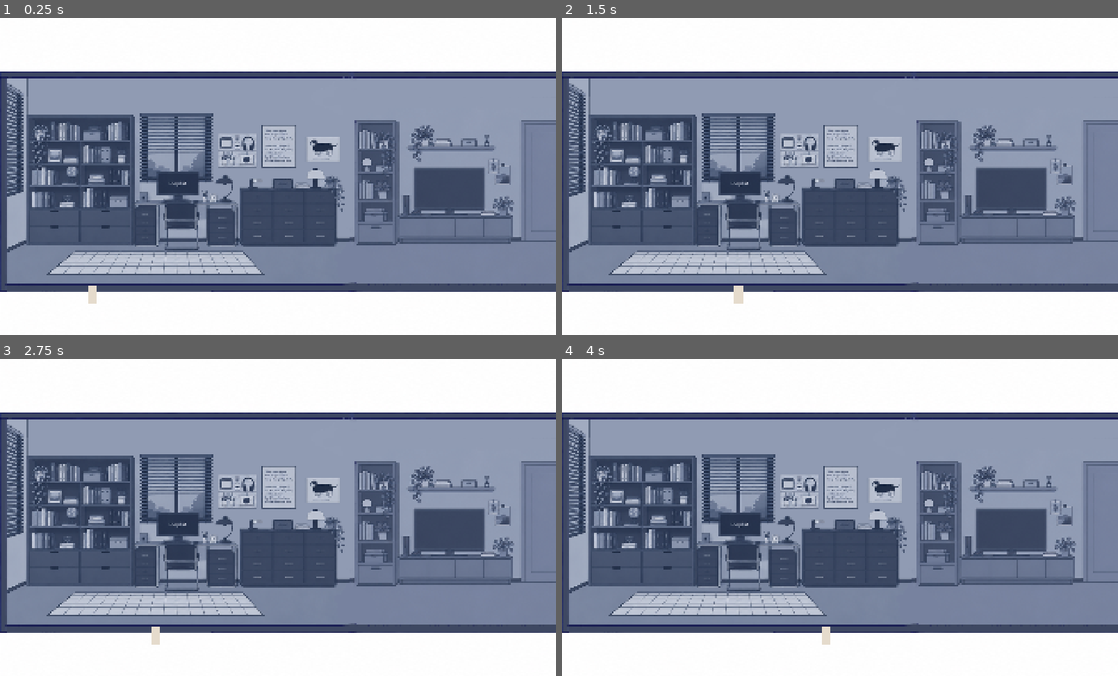
Above: before the commit, frames 1-4 (two rows, left to right).
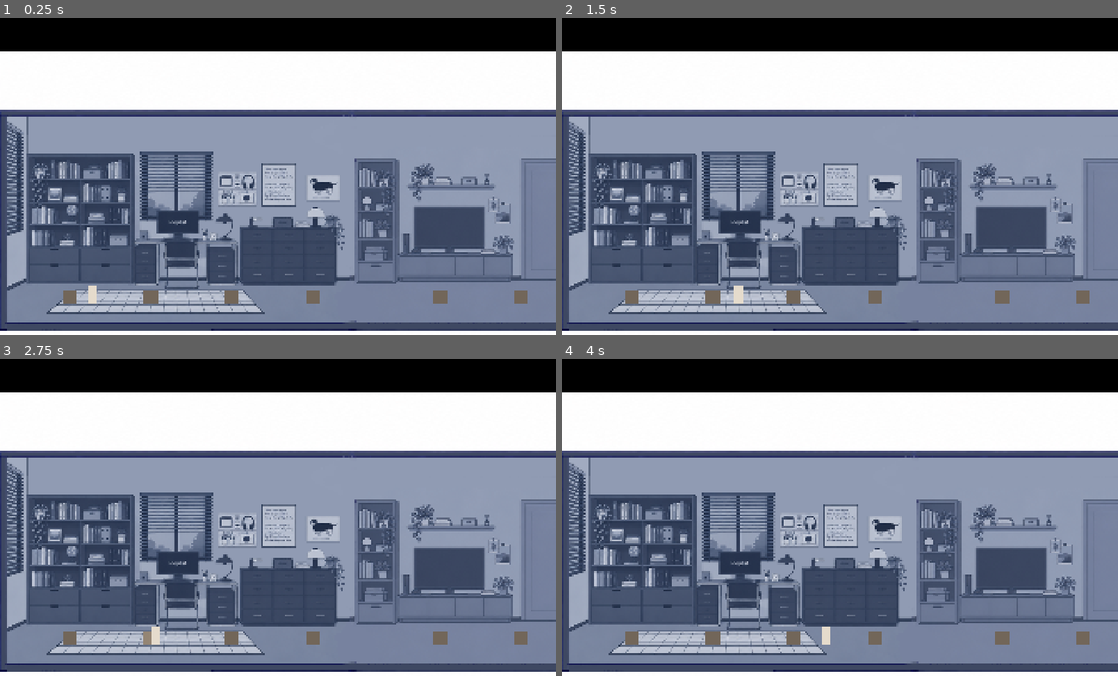
Above: after the commit, the same moments.

Repository: genshi-kotoba/Spine
Game: Godot game, scene res://scenes/c4_floor.tscn
Same seed, same stepped clock (60 frames per second), same inputs: the game is played once before the commit and once after it. This scene is started directly instead of the project's main scene.
Inputs (mouse positions are in pixels of both pictures, inside the frame that each line leads up to):
- Up to frame 1 (0.25 s): no input
- Up to frame 2 (1.5 s): tap Enter at 0.5 s; move the mouse to (962, 179) at 0.52 s; hold D (move_right) 0.53-1.28 s; hold E (interact) 0.53-1.28 s; click (962, 179) at 0.67 s; move the mouse to (728, 214) at 1.27 s; hold A (move_left) from 1.28 s (still down); tap Space (breathe) at 1.35 s
- Up to frame 3 (2.75 s): tap E (interact) at 1.55, 2.3 s; move the mouse to (333, 460) at 2.02 s; release A (move_left) at 2.03 s; hold D (move_right) from 2.03 s (still down); hold T (dialogue_t) from 2.03 s (still down)
- Up to frame 4 (4 s): move the mouse to (812, 609) at 2.77 s; release T (dialogue_t) at 2.78 s; tap U (dialogue_u) at 2.85 s; click (812, 609) at 2.92 s; tap E (interact) at 3.05, 3.8 s; move the mouse to (1006, 593) at 3.52 s; release D (move_right) at 3.53 s; hold A (move_left) from 3.53 s (still down); hold Y (dialogue_y) from 3.53 s (still down)

The runs differ from the first frame. In frame 1, 69% of the frame differs, in the area x 0-100%, y 0-99%; in frame 2, 69%; in frame 3, 69%; in frame 4, 69%.

Commit message:
c4 waste module: WasteItem x12 + C4Floor dialogue trigger (every 4) + placeholder dialogues, docs first

Diff:
--- a/scenes/c4_floor.tscn
+++ b/scenes/c4_floor.tscn
@@ -4,6 +4,8 @@
 [ext_resource type="PackedScene" path="res://scenes/locked_bedroom_door.tscn" id="3"]
 [ext_resource type="Script" uid="uid://rwxnoyra4iqp" path="res://scripts/objects/lockedbedroom.gd" id="5"]
 [ext_resource type="Texture2D" uid="uid://i43t0tvqleqw" path="res://assets/sprites/c4_floor.png" id="6"]
+[ext_resource type="Script" path="res://scripts/scenes/C4Floor.gd" id="7"]
+[ext_resource type="Script" path="res://scripts/objects/waste_item.gd" id="8"]
 
 [sub_resource type="RectangleShape2D" id="floor_col"]
 size = Vector2(3840, 40)
@@ -14,17 +16,18 @@
 [sub_resource type="RectangleShape2D" id="wall_side_col"]
 size = Vector2(20, 817)
 
-[sub_resource type="RectangleShape2D" id="wall_lintel_col"]
-size = Vector2(20, 497)
-
 [sub_resource type="RectangleShape2D" id="door_col"]
-size = Vector2(160, 320)
+size = Vector2(215, 2275)
+
+[sub_resource type="RectangleShape2D" id="waste_col"]
+size = Vector2(48, 48)
 
 [node name="C4Floor" unique_id=1644574310 instance=ExtResource("1")]
 player_spawn_position = Vector2(320, 956)
 camera_position_offset = Vector2(0, -336.5)
 map_max_x = 3840.0
 camera_smoothing = 0.0
+script = ExtResource("7")
 
 [node name="Background" type="Node2D" parent="." index="1" unique_id=449961562]
 
@@ -40,6 +43,7 @@
 position = Vector2(1920, 1008)
 
 [node name="CollisionShape2D" type="CollisionShape2D" parent="Environment/Floor" index="0" unique_id=125620988]
+position = Vector2(5, -133)
 shape = SubResource("floor_col")
 
 [node name="Ceiling" type="StaticBody2D" parent="Environment" index="1" unique_id=1528691897]
@@ -63,14 +67,8 @@
 [node name="WallStudyLiving" type="StaticBody2D" parent="Environment" index="4" unique_id=738347366]
 position = Vector2(1280, 459.5)
 
-[node name="CollisionShape2D" type="CollisionShape2D" parent="Environment/WallStudyLiving" index="0" unique_id=1562850513]
-shape = SubResource("wall_lintel_col")
-
 [node name="WallLivingDining" type="StaticBody2D" parent="Environment" index="5" unique_id=1950024634]
 position = Vector2(2560, 459.5)
-
-[node name="CollisionShape2D" type="CollisionShape2D" parent="Environment/WallLivingDining" index="0" unique_id=1807386638]
-shape = SubResource("wall_lintel_col")
 
 [node name="Doors" type="Node2D" parent="." index="3" unique_id=995009029]
 
@@ -86,6 +84,189 @@
 highlight_enabled = true
 
 [node name="CollisionShape2D" type="CollisionShape2D" parent="Doors/BedroomDoor" index="0" unique_id=1869043597]
+position = Vector2(-13.5, -313.5)
 shape = SubResource("door_col")
 
+[node name="Items" type="Node2D" parent="."]
+
+[node name="Waste1" type="Area2D" parent="Items"]
+position = Vector2(240, 831)
+script = ExtResource("8")
+size = Vector2(48, 48)
+state_id = "c4_waste1"
+highlight_enabled = true
+
+[node name="CollisionShape2D" type="CollisionShape2D" parent="Items/Waste1"]
+shape = SubResource("waste_col")
+
+[node name="Visual" type="Polygon2D" parent="Items/Waste1"]
+color = Color(0.45, 0.4, 0.35, 1)
+polygon = PackedVector2Array(-24, -24, 24, -24, 24, 24, -24, 24)
+
+[node name="Waste2" type="Area2D" parent="Items"]
+position = Vector2(520, 831)
+script = ExtResource("8")
+size = Vector2(48, 48)
+state_id = "c4_waste2"
+highlight_enabled = true
+
+[node name="CollisionShape2D" type="CollisionShape2D" parent="Items/Waste2"]
+shape = SubResource("waste_col")
+
+[node name="Visual" type="Polygon2D" parent="Items/Waste2"]
+color = Color(0.45, 0.4, 0.35, 1)
+polygon = PackedVector2Array(-24, -24, 24, -24, 24, 24, -24, 24)
+
+[node name="Waste3" type="Area2D" parent="Items"]
+position = Vector2(800, 831)
+script = ExtResource("8")
+size = Vector2(48, 48)
+state_id = "c4_waste3"
+highlight_enabled = true
+
+[node name="CollisionShape2D" type="CollisionShape2D" parent="Items/Waste3"]
+shape = SubResource("waste_col")
+
+[node name="Visual" type="Polygon2D" parent="Items/Waste3"]
+color = Color(0.45, 0.4, 0.35, 1)
+polygon = PackedVector2Array(-24, -24, 24, -24, 24, 24, -24, 24)
+
+[node name="Waste4" type="Area2D" parent="Items"]
+position = Vector2(1080, 831)
+script = ExtResource("8")
+size = Vector2(48, 48)
+state_id = "c4_waste4"
+highlight_enabled = true
+
+[node name="CollisionShape2D" type="CollisionShape2D" parent="Items/Waste4"]
+shape = SubResource("waste_col")
+
+[node name="Visual" type="Polygon2D" parent="Items/Waste4"]
+color = Color(0.45, 0.4, 0.35, 1)
+polygon = PackedVector2Array(-24, -24, 24, -24, 24, 24, -24, 24)
+
+[node name="Waste5" type="Area2D" parent="Items"]
+position = Vector2(1520, 831)
+script = ExtResource("8")
+size = Vector2(48, 48)
+state_id = "c4_waste5"
+highlight_enabled = true
+
+[node name="CollisionShape2D" type="CollisionShape2D" parent="Items/Waste5"]
+shape = SubResource("waste_col")
+
+[node name="Visual" type="Polygon2D" parent="Items/Waste5"]
+color = Color(0.45, 0.4, 0.35, 1)
+polygon = PackedVector2Array(-24, -24, 24, -24, 24, 24, -24, 24)
+
+[node name="Waste6" type="Area2D" parent="Items"]
+position = Vector2(1800, 831)
+script = ExtResource("8")
+size = Vector2(48, 48)
+state_id = "c4_waste6"
+highlight_enabled = true
+
+[node name="CollisionShape2D" type="CollisionShape2D" parent="Items/Waste6"]
+shape = SubResource("waste_col")
+
+[node name="Visual" type="Polygon2D" parent="Items/Waste6"]
+color = Color(0.45, 0.4, 0.35, 1)
+polygon = PackedVector2Array(-24, -24, 24, -24, 24, 24, -24, 24)
+
+[node name="Waste7" type="Area2D" parent="Items"]
+position = Vector2(2080, 831)
+script = ExtResource("8")
+size = Vector2(48, 48)
+state_id = "c4_waste7"
+highlight_enabled = true
+
+[node name="CollisionShape2D" type="CollisionShape2D" parent="Items/Waste7"]
+shape = SubResource("waste_col")
+
+[node name="Visual" type="Polygon2D" parent="Items/Waste7"]
+color = Color(0.45, 0.4, 0.35, 1)
+polygon = PackedVector2Array(-24, -24, 24, -24, 24, 24, -24, 24)
+
+[node name="Waste8" type="Area2D" parent="Items"]
+position = Vector2(2320, 831)
+script = ExtResource("8")
+size = Vector2(48, 48)
+state_id = "c4_waste8"
+highlight_enabled = true
+
+[node name="CollisionShape2D" type="CollisionShape2D" parent="Items/Waste8"]
+shape = SubResource("waste_col")
+
+[node name="Visual" type="Polygon2D" parent="Items/Waste8"]
+color = Color(0.45, 0.4, 0.35, 1)
+polygon = PackedVector2Array(-24, -24, 24, -24, 24, 24, -24, 24)
+
+[node name="Waste9" type="Area2D" parent="Items"]
+position = Vector2(2800, 831)
+script = ExtResource("8")
+size = Vector2(48, 48)
+state_id = "c4_waste9"
+highlight_enabled = true
+
+[node name="CollisionShape2D" type="CollisionShape2D" parent="Items/Waste9"]
+shape = SubResource("waste_col")
+
+[node name="Visual" type="Polygon2D" parent="Items/Waste9"]
+color = Color(0.45, 0.4, 0.35, 1)
+polygon = PackedVector2Array(-24, -24, 24, -24, 24, 24, -24, 24)
+
+[node name="Waste10" type="Area2D" parent="Items"]
+position = Vector2(3040, 831)
+script = ExtResource("8")
+size = Vector2(48, 48)
+state_id = "c4_waste10"
+highlight_enabled = true
+
+[node name="CollisionShape2D" type="CollisionShape2D" parent="Items/Waste10"]
+shape = SubResource("waste_col")
+
+[node name="Visual" type="Polygon2D" parent="Items/Waste10"]
+color = Color(0.45, 0.4, 0.35, 1)
+polygon = PackedVector2Array(-24, -24, 24, -24, 24, 24, -24, 24)
+
+[node name="Waste11" type="Area2D" parent="Items"]
+position = Vector2(3280, 831)
+script = ExtResource("8")
+size = Vector2(48, 48)
+state_id = "c4_waste11"
+highlight_enabled = true
+
+[node name="CollisionShape2D" type="CollisionShape2D" parent="Items/Waste11"]
+shape = SubResource("waste_col")
+
+[node name="Visual" type="Polygon2D" parent="Items/Waste11"]
+color = Color(0.45, 0.4, 0.35, 1)
+polygon = PackedVector2Array(-24, -24, 24, -24, 24, 24, -24, 24)
+
+[node name="Waste12" type="Area2D" parent="Items"]
+position = Vector2(3520, 831)
+script = ExtResource("8")
+size = Vector2(48, 48)
+state_id = "c4_waste12"
+highlight_enabled = true
+
+[node name="CollisionShape2D" type="CollisionShape2D" parent="Items/Waste12"]
+shape = SubResource("waste_col")
+
+[node name="Visual" type="Polygon2D" parent="Items/Waste12"]
+color = Color(0.45, 0.4, 0.35, 1)
+polygon = PackedVector2Array(-24, -24, 24, -24, 24, 24, -24, 24)
+
 [connection signal="interact_pressed" from="Player" to="Doors/BedroomDoor" method="touched"]
+[connection signal="interact_pressed" from="Player" to="Items/Waste1" method="touched"]
+[connection signal="interact_pressed" from="Player" to="Items/Waste2" method="touched"]
+[connection signal="interact_pressed" from="Player" to="Items/Waste3" method="touched"]
+[connection signal="interact_pressed" from="Player" to="Items/Waste4" method="touched"]
+[connection signal="interact_pressed" from="Player" to="Items/Waste5" method="touched"]
+[connection signal="interact_pressed" from="Player" to="Items/Waste6" method="touched"]
+[connection signal="interact_pressed" from="Player" to="Items/Waste7" method="touched"]
+[connection signal="interact_pressed" from="Player" to="Items/Waste8" method="touched"]
+[connection signal="interact_pressed" from="Player" to="Items/Waste9" method="touched"]
+[connection signal="interact_pressed" from="Player" to="Items/Waste10" method="touched"]
+[connection signal="interact_pressed" from="Player" to="Items/Waste11" method="touched"]
+[connection signal="interact_pressed" from="Player" to="Items/Waste12" method="touched"]
--- /dev/null
+++ b/scripts/objects/waste_item.gd
@@ -0,0 +1,7 @@
+class_name WasteItem
+extends "res://scripts/objects/vanish_item.gd"
+## WasteItem — c4_floor 楼层 12 个 waste 共用的通用脚本（docs/c4_waste_constraints.md §4.1）
+## 行为全部继承 VanishItem（传递继承 item 基类）：
+##   状态机 {0=在场, 1=已消失}；E 键 _try_touch() → set_state(1)；
+##   apply_state(1) = 隐藏 + 关闭交互；state_id 非空时状态由 GameState 统一监控管理。
+## 本类零额外逻辑；12 个实例仅靠场景配置的 state_id（c4_waste1..c4_waste12）区分。
--- a/scripts/player/Player.gd
+++ b/scripts/player/Player.gd
@@ -23,6 +23,12 @@
 		velocity = Vector2.ZERO
 		return
 
+	# 出生落地吸附：首帧向下发射线找地板表面，把角色贴到实际碰撞面上
+	# （场景碰撞位置以运行时为准，出生 y 与地板不严格匹配时兜底）
+	if not _spawn_snapped:
+		_spawn_snapped = true
+		_snap_to_floor()
+
 	if not is_on_floor():
 		velocity.y += gravity * delta
 
@@ -33,6 +39,74 @@
 
 	move_and_slide()
 
+	# TEMP debug（--debug-fall）：打印落体轨迹后退出
+	if _debug_fall:
+		_debug_t += delta
+		if _debug_t >= 0.25:
+			_debug_t = 0.0
+			print("[player] pos=(%d,%d) vel=(%d,%d) on_floor=%s" % [int(global_position.x), int(global_position.y), int(velocity.x), int(velocity.y), str(is_on_floor())])
+			_debug_n += 1
+			if _debug_n >= 20:
+				get_tree().quit()
+
+
+var _debug_fall: bool = false
+var _debug_t: float = 0.0
+var _debug_n: int = 0
+var _spawn_snapped: bool = false
+
+
+## 从出生点上方垂直向下发射线，收集全部命中后取离出生点最近的 StaticBody2D 表面吸附
+## （避免误站天花板/门楣等中间碰撞体）
+func _snap_to_floor() -> void:
+	var half_h: float = 32.0
+	var cs: CollisionShape2D = get_node_or_null("CollisionShape2D")
+	if cs != null and cs.shape is RectangleShape2D:
+		var rect: RectangleShape2D = cs.shape
+		half_h = rect.size.y / 2.0
+	var from: Vector2 = global_position + Vector2(0.0, -1000.0)
+	var to: Vector2 = global_position + Vector2(0.0, 1000.0)
+	var spawn_y: float = global_position.y
+	var excluded: Array = [self]
+	var best_y: float = 0.0
+	var best_dist: float = 2000.0
+	var found: bool = false
+	for i: int in 8:
+		var query: PhysicsRayQueryParameters2D = PhysicsRayQueryParameters2D.create(from, to)
+		query.exclude = excluded
+		var hit: Dictionary = get_world_2d().direct_space_state.intersect_ray(query)
+		if hit.is_empty():
+			break
+		if hit["collider"] is StaticBody2D:
+			var hit_y: float = hit["position"].y
+			var dist: float = absf(hit_y - spawn_y)
+			if dist < best_dist:
+				best_dist = dist
+				best_y = hit_y
+				found = true
+		excluded.append(hit["collider"])
+	if found:
+		global_position.y = best_y - half_h
+		velocity.y = 0.0
+		if _debug_fall:
+			print("[player] snapped to floor y=%d" % int(global_position.y))
+
+
+func _ready() -> void:
+	_debug_fall = OS.get_cmdline_user_args().has("--debug-fall")
+	if _debug_fall:
+		print("[player] mask=%d layer=%d" % [collision_mask, collision_layer])
+		var floor_body := get_node_or_null("../Environment/Floor")
+		if floor_body:
+			print("[player] floor layer=%d mask=%d pos=%s" % [floor_body.collision_layer, floor_body.collision_mask, str(floor_body.position)])
+			var cs := floor_body.get_node_or_null("CollisionShape2D")
+			if cs:
+				print("[player] floor shape=%s size=%s disabled=%s shape_pos=%s" % [cs.shape.get_class(), str(cs.shape.size), str(cs.disabled), str(cs.position)])
+			else:
+				print("[player] floor has NO CollisionShape2D")
+		else:
+			print("[player] Environment/Floor NOT FOUND")
+
 
 ## 按下 interact(E) 时发射 interact_pressed（先查输入锁；与 LevelScene 既有 E 键处理写法一致）
 func _unhandled_input(event: InputEvent) -> void:
--- /dev/null
+++ b/scripts/scenes/C4Floor.gd
@@ -0,0 +1,68 @@
+class_name C4Floor
+extends FloorTemplate
+## C4Floor — c4_floor 场景脚本（docs/c4_waste_constraints.md §4.2）
+## 职责：监听 GameState.state_changed，统计已消失 waste 数量；
+## 每满 4 个（第 4 / 8 / 12 个）经 DialogueManager 唤起一段 MODE_INTERACTIVE 剧情对话。
+## 已播标记写 process_flags（随存档持久化）；读档恢复时已达阈值静默补位，不重播。
+
+## 12 个 waste 的 GameState 状态键（与场景节点 state_id 一一对应）
+const WASTE_IDS: Array[String] = [
+	"c4_waste1", "c4_waste2", "c4_waste3", "c4_waste4",
+	"c4_waste5", "c4_waste6", "c4_waste7", "c4_waste8",
+	"c4_waste9", "c4_waste10", "c4_waste11", "c4_waste12",
+]
+
+## 对话触发阈值：消失数量达到即播
+const THRESHOLDS: Array[int] = [4, 8, 12]
+
+## 阈值 → 对话文本路径
+const DIALOGUE_PATHS: Dictionary = {
+	4: "res://dialogues/c4_dialogue1.txt",
+	8: "res://dialogues/c4_dialogue2.txt",
+	12: "res://dialogues/c4_dialogue3.txt",
+}
+
+## process_flags 已播标记键前缀（键 = FLAG_PREFIX + str(阈值)）
+const FLAG_PREFIX: String = "c4_dialogue_shown_"
+
+
+func _ready() -> void:
+	super._ready()
+	GameState.state_changed.connect(_on_state_changed)
+	_restore_dialogue_flags()
+
+
+## GameState 状态变更监听：waste 消失（状态 "1"）时计数并按阈值触发对话
+func _on_state_changed(object_id: String, new_state: String) -> void:
+	if new_state != "1":
+		return
+	if not WASTE_IDS.has(object_id):
+		return
+	var n: int = _waste_count()
+	# 取当前满足的最小未播阈值；一次状态变更至多触发一段
+	for t: int in THRESHOLDS:
+		if n >= t and not GameState.get_process_flag(FLAG_PREFIX + str(t)):
+			GameState.set_process_flag(FLAG_PREFIX + str(t), true)
+			print("[c4_floor] waste count=%d, start dialogue %d" % [n, t])
+			DialogueManager.start_dialogue(DIALOGUE_PATHS[t], DialogueManager.MODE_INTERACTIVE)
+			break
+
+
+## 已消失 waste 计数（GameState 状态为 "1" 的个数）
+func _waste_count() -> int:
+	var n: int = 0
+	for id: String in WASTE_IDS:
+		if GameState.get_object_state(id) == "1":
+			n += 1
+	return n
+
+
+## 读档恢复：按存档中已消失数量把已达到的阈值 flag 静默置位，不重播已看过的对话
+func _restore_dialogue_flags() -> void:
+	var n: int = _waste_count()
+	if n <= 0:
+		return
+	for t: int in THRESHOLDS:
+		if n >= t:
+			GameState.set_process_flag(FLAG_PREFIX + str(t), true)
+	print("[c4_floor] restored %d wastes, flags synced" % n)
Not shown, added: dialogues/c4_dialogue1.txt
Not shown, added: dialogues/c4_dialogue2.txt
Not shown, added: dialogues/c4_dialogue3.txt
Not shown, added: scripts/objects/waste_item.gd.uid
Not shown, added: scripts/scenes/C4Floor.gd.uid
Not shown, added: docs/c4_waste_constraints.md
Not shown, changed: scenes/c4_floor.tscn.bak
